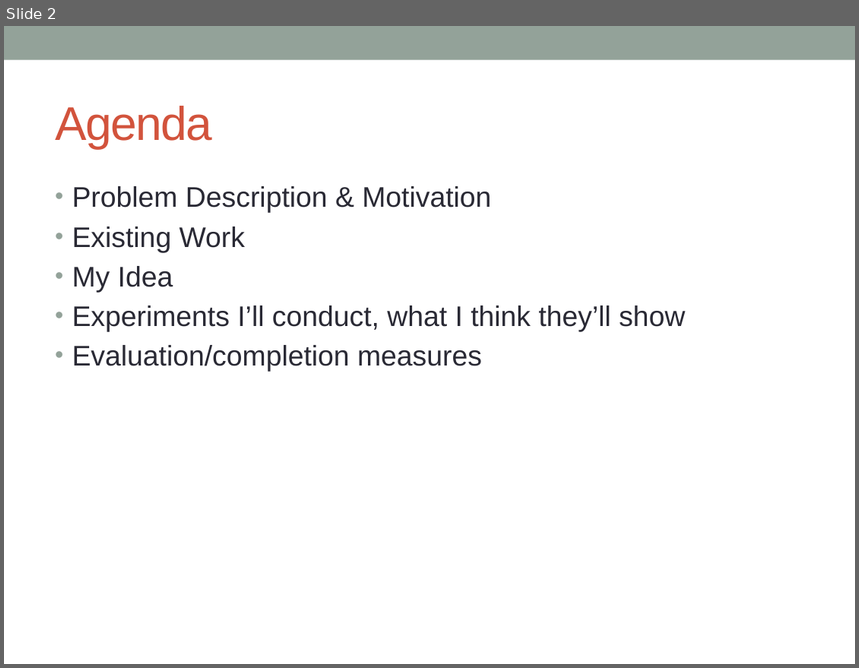
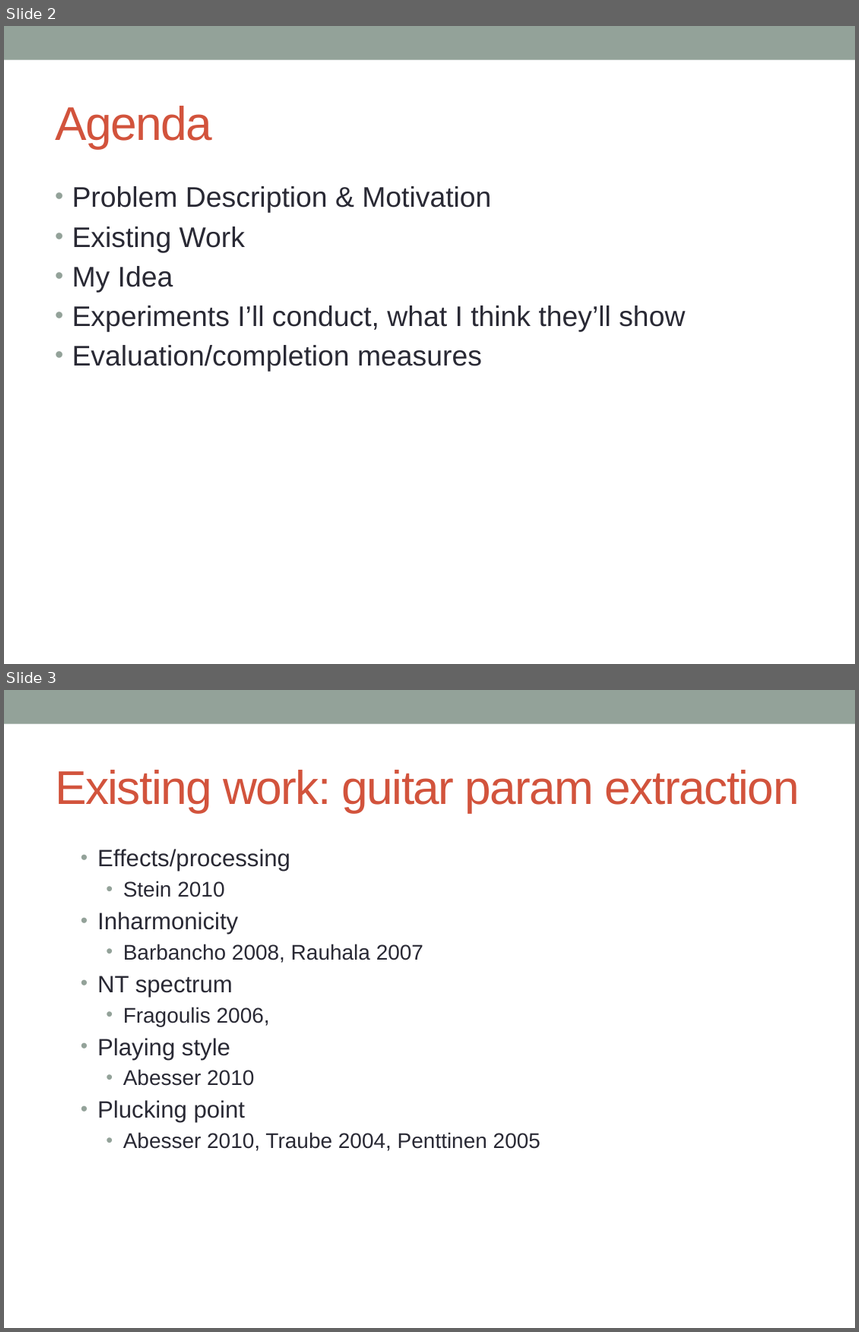
Before and after one commit to jmichel3/ms-thesis, a slide deck: proposal/proposal.pptx. Shown one above the other, each under a label of ours: slide 2 before the commit, slides 2 and 3 after it. The pictures are 859x668 and 859x1332 pixels, drawn with LibreOffice and Linux fonts; fonts in the diff are those of the drawing. Boxes give left, top, right and bottom in pixels: in the first picture for what was removed or moved away, otherwise in the second. Text is boxed around its words. In the diff, an @@ line names an element or a change of style, - is before the commit and + after.

```diff
--- a/proposal/proposal.pptx
+++ b/proposal/proposal.pptx
@@ slide 3 added at (x1=4, y1=690, x2=855, y2=1328), background #FFFFFF; not listed: 1 template element that a slide beside it also shows @@
@@ title added at (x1=55, y1=770, x2=800, y2=813), 40 pt, text #D2533C @@
+Existing work: guitar param extraction
@@ text added at (x1=97, y1=849, x2=541, y2=1151), 18 pt, text #292934 @@
+  • Effects/processing
+    • Stein 2010
+  • Inharmonicity
+    • Barbancho 2008, Rauhala 2007
+  • NT spectrum
+    • Fragoulis 2006,
+  • Playing style
+    • Abesser 2010
+  • Plucking point
+    • Abesser 2010, Traube 2004, Penttinen 2005
```
Also in this commit, not shown: 2 slides changed, 1 other slide added, 10 other files.
